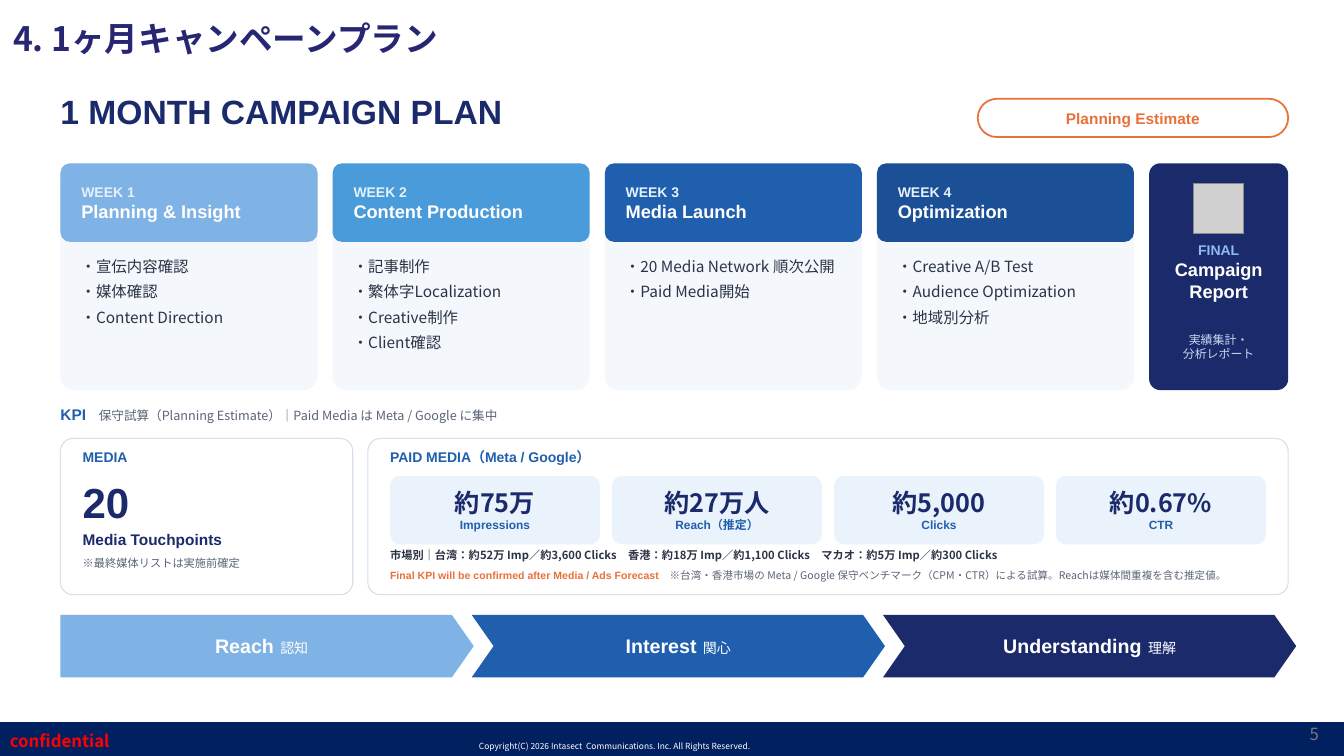
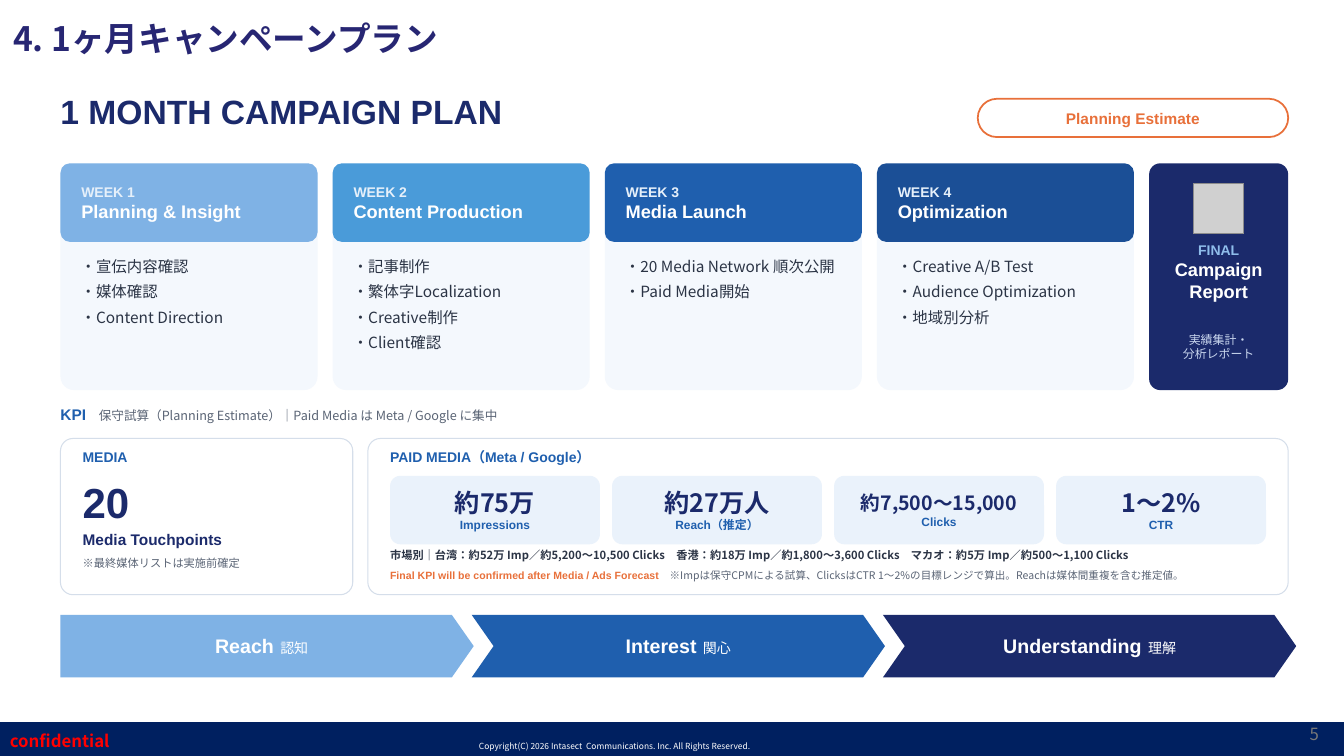
Before and after one commit to shelleychenyi/proposal, a slide deck: slide 5 of 神奈川縣/【インタセクト】神奈川県様_台湾・香港・マカオ向け2027年年始観光マナー啓発プロモーション_202609_日本語版.pptx. Drawn at 1344x756 pixels with LibreOffice and Linux fonts; fonts in the diff are those of the drawing; grey boxes stand for pictures; background and template pictures are left out. Boxes give left, top, right and bottom in pixels: in the first picture for what was removed or moved away, otherwise in the second. Text is boxed around its words. In the diff, an @@ line names an element or a change of style, - is before the commit and + after.

```diff
--- a/神奈川縣/【インタセクト】神奈川県様_台湾・香港・マカオ向け2027年年始観光マナー啓発プロモーション_202609_日本語版.pptx
+++ b/神奈川縣/【インタセクト】神奈川県様_台湾・香港・マカオ向け2027年年始観光マナー啓発プロモーション_202609_日本語版.pptx
@@ text in rounded rectangle at (861,493,1017,514): text changed; size 18 to 14 pt @@
-約5,000
+約7,500〜15,000
@@ text in rounded rectangle at (1121,493,1200,513): text changed @@
-約0.67%
+1〜2%
@@ text at (390,549,1129,562): text changed @@
-市場別｜台湾：約52万 Imp／約3,600 Clicks 香港：約18万 Imp／約1,100 Clicks マカオ：約5万 Imp／約300 Clicks
+市場別｜台湾：約52万 Imp／約5,200〜10,500 Clicks 香港：約18万 Imp／約1,800〜3,600 Clicks マカオ：約5万 Imp／約500〜1,100 Clicks
@@ text at (390,570,1184,582): text changed @@
-Final KPI will be confirmed after Media / Ads Forecast ※台湾・香港市場の Meta / Google 保守ベンチマーク（CPM・CTR）による試算。Reachは媒体間重複を含む推定値。
+Final KPI will be confirmed after Media / Ads Forecast ※Impは保守CPMによる試算、ClicksはCTR 1〜2%の目標レンジで算出。Reachは媒体間重複を含む推定値。
```
Also in this commit, not shown: 1 other slide changed, 1 other file.
